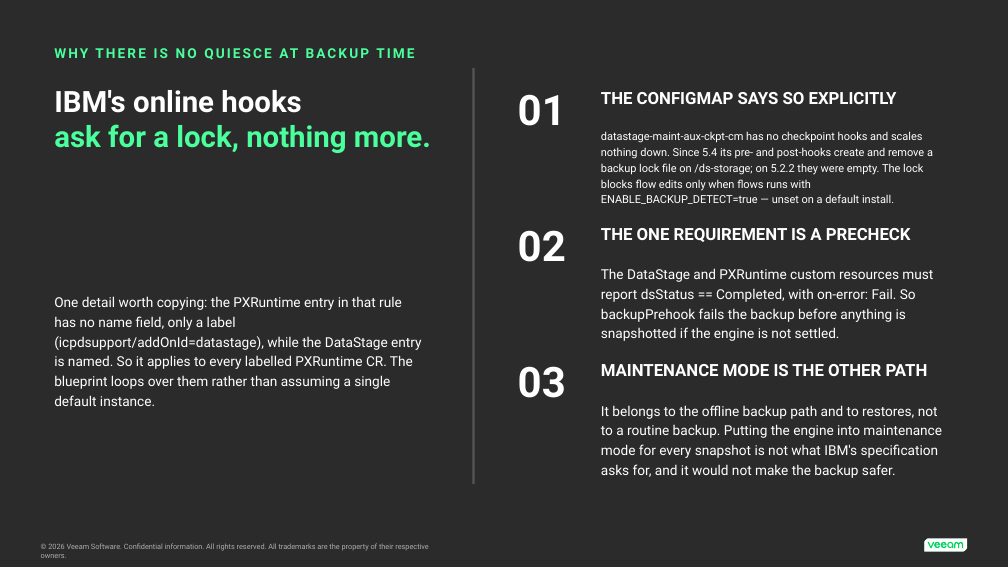
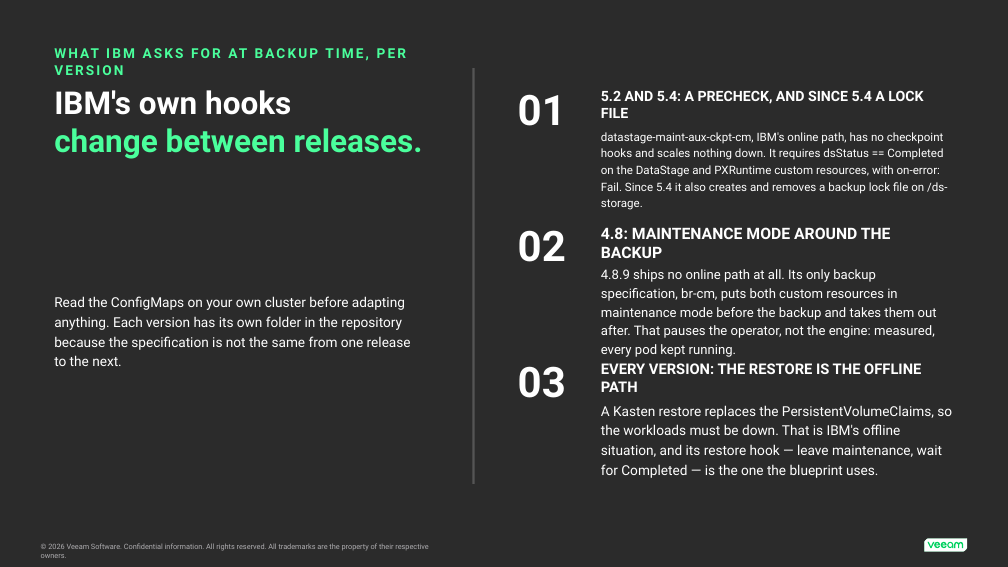
Before and after one commit to michaelcourcy/kasten-claude, a slide deck: slide 6 of datastage-example/datastage.pptx. Drawn at 1008x567 pixels with LibreOffice and Linux fonts; fonts in the diff are those of the drawing; background and template pictures are left out; a plain dark background stands for a picture behind light text. Boxes give left, top, right and bottom in pixels: in the first picture for what was removed or moved away, otherwise in the second. Text is boxed around its words. In the diff, an @@ line names an element or a change of style, - is before the commit and + after.

```diff
--- a/datastage-example/datastage.pptx
+++ b/datastage-example/datastage.pptx
@@ text at bbox=[54, 48, 123, 75]: text changed @@
-WHY THERE IS NO QUIESCE AT BACKUP TIME
+WHAT IBM ASKS FOR AT BACKUP TIME, PER VERSION
@@ text at bbox=[54, 90, 423, 159]: text changed; size 28 to 30 pt @@
-IBM's online hooks
-ask for a lock, nothing more.
+IBM's own hooks
+change between releases.
@@ text at bbox=[601, 90, 923, 118]: text changed; size 16 to 13.5 pt @@
-THE CONFIGMAP SAYS SO EXPLICITLY
+5.2 AND 5.4: A PRECHECK, AND SINCE 5.4 A LOCK FILE
@@ text at bbox=[601, 132, 947, 210]: text changed; size 10.5 to 11 pt @@
-datastage-maint-aux-ckpt-cm has no checkpoint hooks and scales nothing down. Since 5.4 its pre- and post-hooks create and remove a backup lock file on /ds-storage; on 5.2.2 they were empty. The lock blocks flow edits only when flows runs with ENABLE_BACKUP_DETECT=true — unset on a default install.
+datastage-maint-aux-ckpt-cm, IBM's online path, has no checkpoint hooks and scales nothing down. It requires dsStatus == Completed on the DataStage and PXRuntime custom resources, with on-error: Fail. Since 5.4 it also creates and removes a backup lock file on /ds-storage.
@@ text at bbox=[601, 227, 891, 258]: text changed; size 16 to 15 pt @@
-THE ONE REQUIREMENT IS A PRECHECK
+4.8: MAINTENANCE MODE AROUND THE BACKUP
@@ text at bbox=[601, 269, 937, 338]: text changed; size 13 to 12.5 pt @@
-The DataStage and PXRuntime custom resources must report dsStatus == Completed, with on-error: Fail. So backupPrehook fails the backup before anything is snapshotted if the engine is not settled.
+4.8.9 ships no online path at all. Its only backup specification, br-cm, puts both custom resources in maintenance mode before the backup and takes them out after. That pauses the operator, not the engine: measured, every pod kept running.
@@ text at bbox=[54, 296, 411, 366]: text changed @@
-One detail worth copying: the PXRuntime entry in that rule has no name field, only a label (icpdsupport/addOnId=datastage), while the DataStage entry is named. So it applies to every labelled PXRuntime CR. The blueprint loops over them rather than assuming a single default instance.
+Read the ConfigMaps on your own cluster before adapting anything. Each version has its own folder in the repository because the specification is not the same from one release to the next.
@@ text at bbox=[601, 363, 921, 392]: text changed; size 16 to 14 pt @@
-MAINTENANCE MODE IS THE OTHER PATH
+EVERY VERSION: THE RESTORE IS THE OFFLINE PATH
@@ text at bbox=[601, 405, 952, 478]: text changed @@
-It belongs to the offline backup path and to restores, not to a routine backup. Putting the engine into maintenance mode for every snapshot is not what IBM's specification asks for, and it would not make the backup safer.
+A Kasten restore replaces the PersistentVolumeClaims, so the workloads must be down. That is IBM's offline situation, and its restore hook — leave maintenance, wait for Completed — is the one the blueprint uses.
```
Also in this commit, not shown: 3 other slides changed, 2 slides added, 34 other files.
